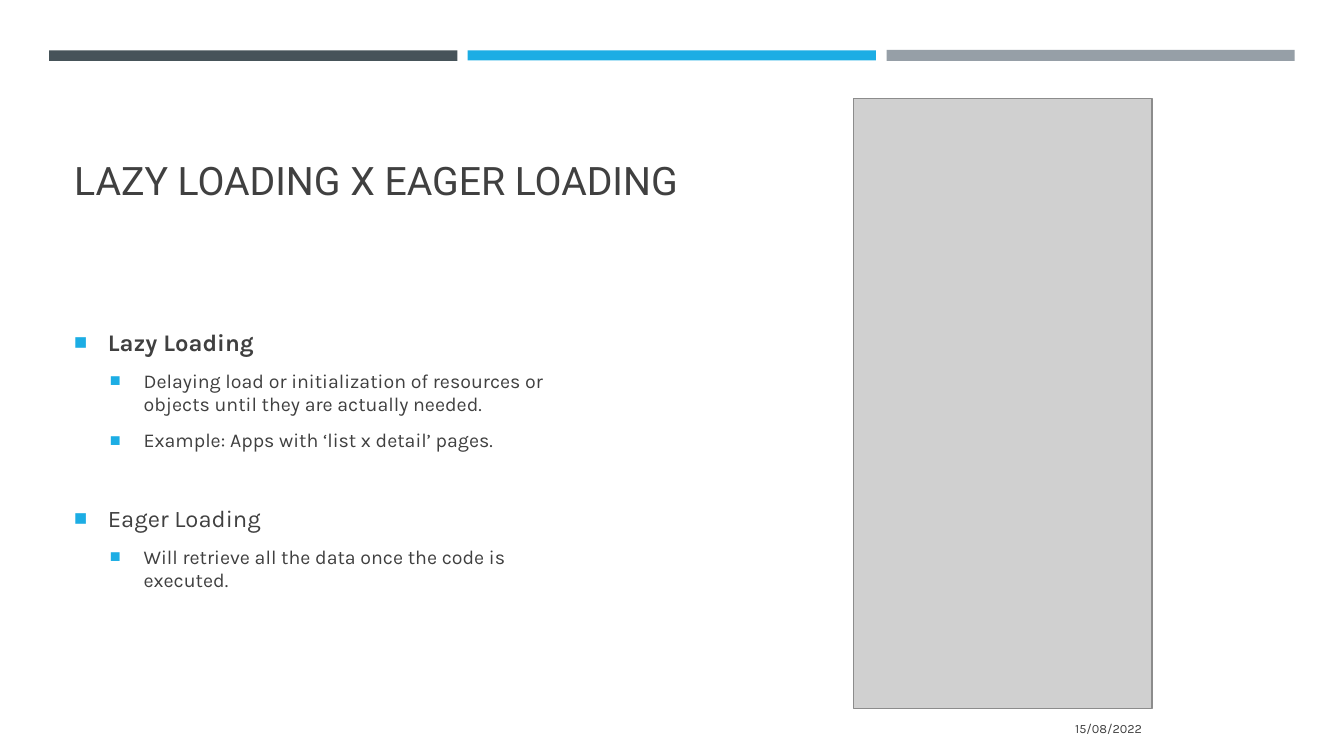
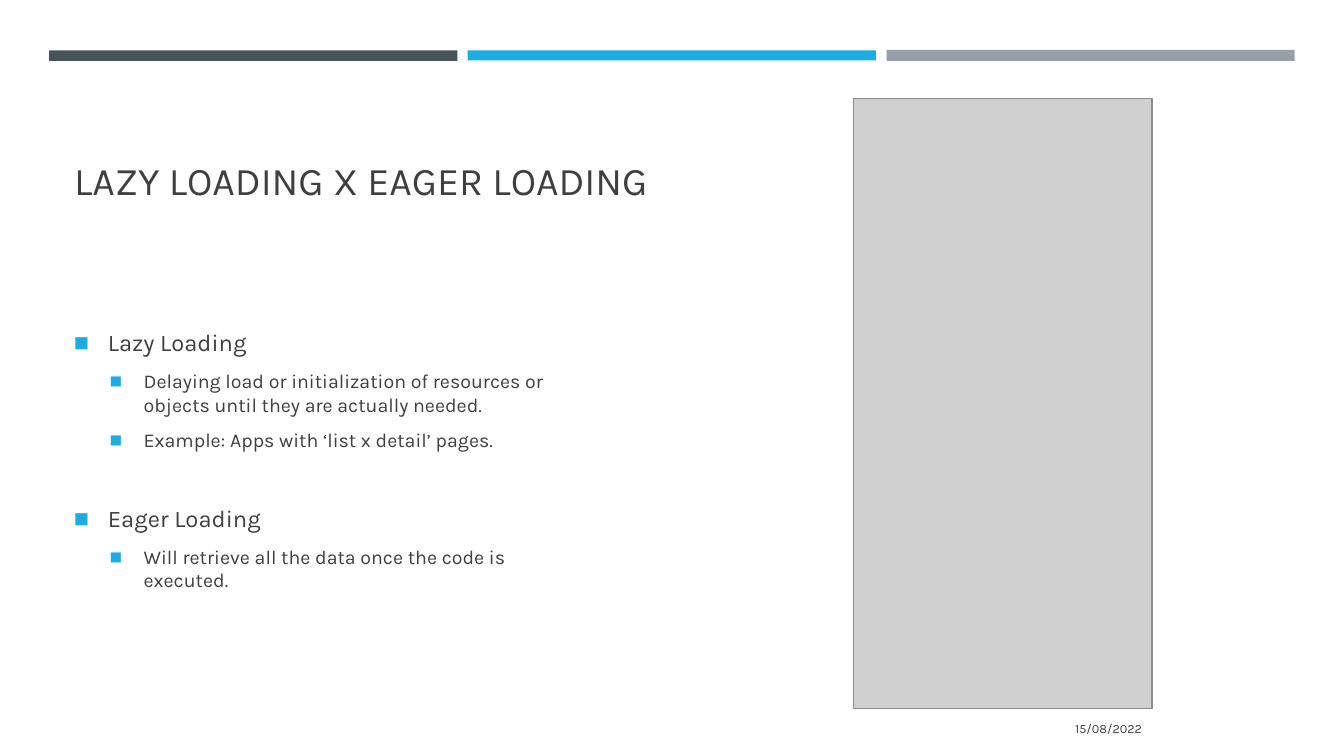
Before and after one commit to thiagoadelino/jpa-performance-issues, a slide deck: slide 8 of performance de consultas utilizando java persistence api.pptx. Drawn at 1344x756 pixels with LibreOffice and Linux fonts; fonts in the diff are those of the drawing; grey boxes stand for pictures. Boxes give left, top, right and bottom in pixels: in the first picture for what was removed or moved away, otherwise in the second. Text is boxed around its words. In the diff, an @@ line names an element or a change of style, - is before the commit and + after.

```diff
--- a/performance de consultas utilizando java persistence api.pptx
+++ b/performance de consultas utilizando java persistence api.pptx
@@ title "LAZY LOADING X EAGER LOADING" at <box>74,170,647,196</box>: font Roboto to Karla, text colour #404040 to #3F3F3F @@
@@ text "Lazy Loading" at <box>108,334,543,587</box>: text colour #404040 to #3F3F3F; bold off in "Lazy Loading"; bullet ■ to ◼; less space between paragraphs @@
```
Also in this commit, not shown: 25 other slides changed.
